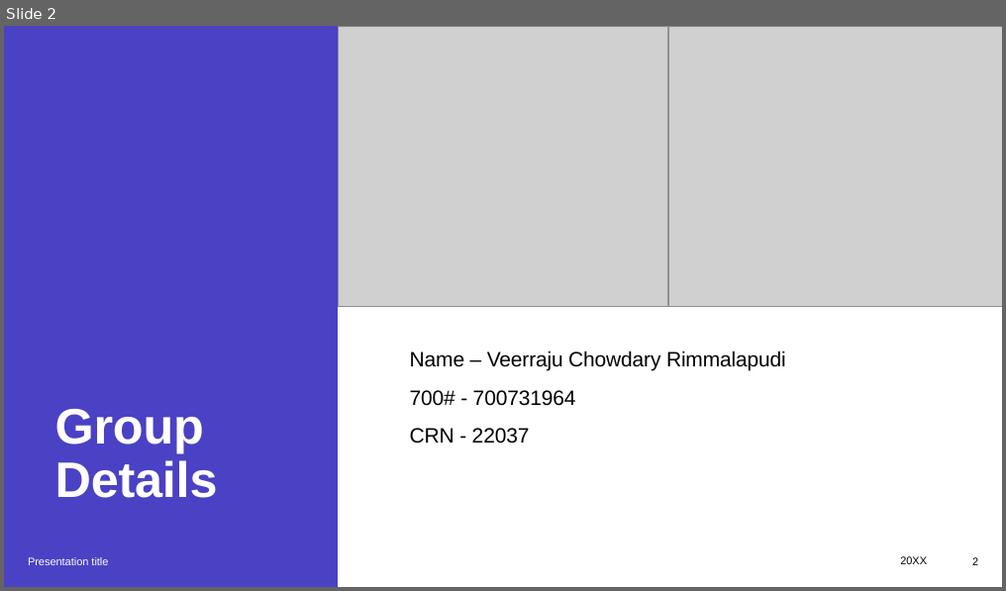
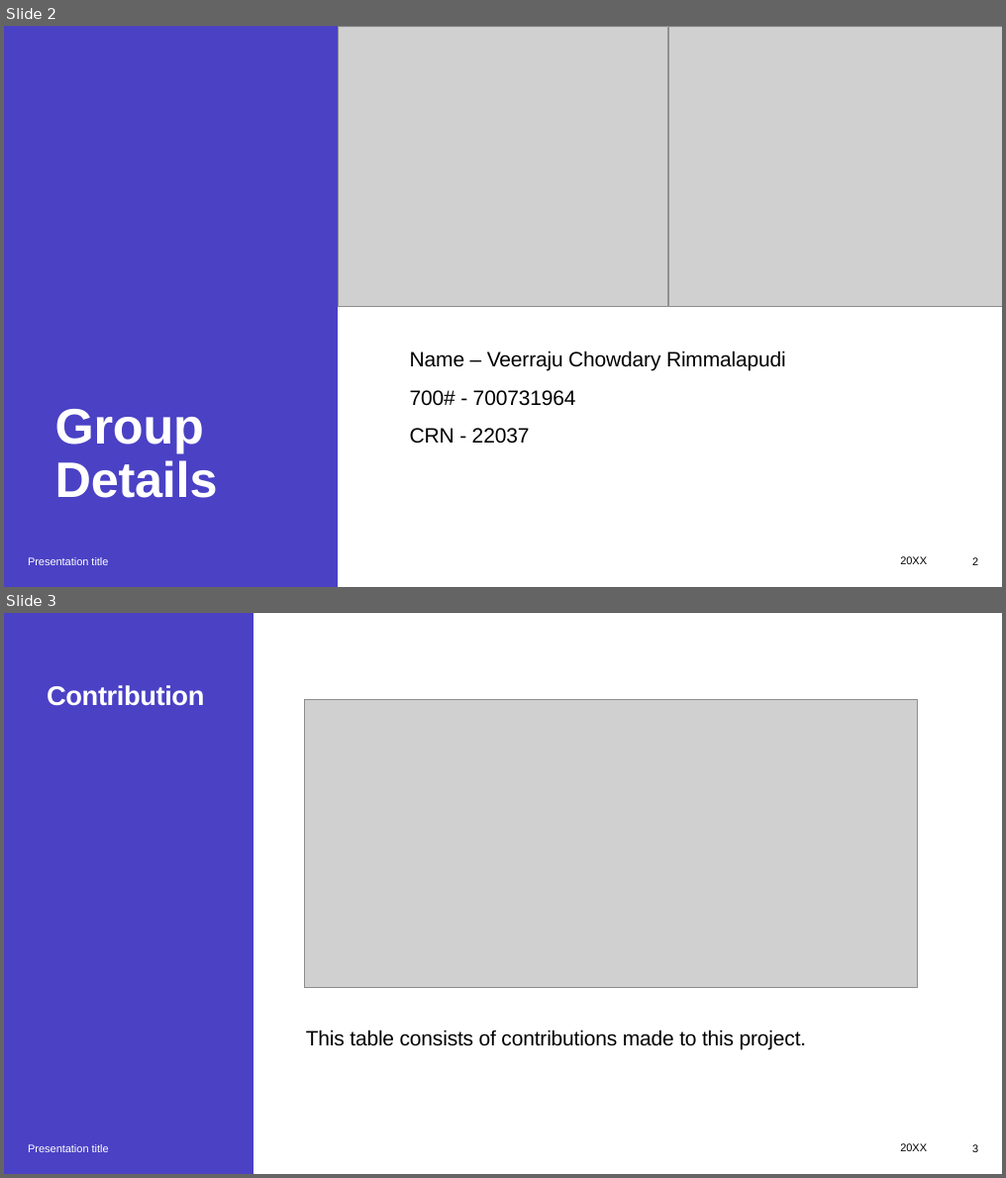
Before and after one commit to rvc13-dev/bookrecsystem, a slide deck: report/Presentation.pptx. Shown one above the other, each under a label of ours: slide 2 before the commit, slides 2 and 3 after it. The pictures are 1006x591 and 1006x1178 pixels, drawn with LibreOffice and Linux fonts; fonts in the diff are those of the drawing; grey boxes stand for pictures. Boxes give left, top, right and bottom in pixels: in the first picture for what was removed or moved away, otherwise in the second. Text is boxed around its words. In the diff, an @@ line names an element or a change of style, - is before the commit and + after.

```diff
--- a/report/Presentation.pptx
+++ b/report/Presentation.pptx
@@ slide 3 added at <box>4,613,1002,1174</box>, background #FFFFFF; not listed: 1 template element that a slide beside it also shows @@
@@ rectangle added at <box>4,613,1002,1174</box>, fill #FFFFFF @@
@@ rectangle added at <box>4,613,253,1174</box>, fill #4A41C5 @@
@@ title added at <box>47,685,204,706</box>, 26 pt, text #FFFFFF, bold @@
+Contribution
@@ picture added at <box>304,700,918,988</box> @@
@@ text added at <box>306,1030,807,1051</box>, 20 pt, text #000000 @@
+This table consists of contributions made to this project.
@@ text added at <box>28,1145,109,1153</box>, 10.5 pt, text #FFFFFF @@
+Presentation title
@@ text added at <box>900,1144,927,1152</box>, 10.5 pt, text #000000 @@
+20XX
@@ page number added at <box>972,1145,978,1153</box>, 10.5 pt, text #000000 @@
+3
```
Also in this commit, not shown: 1 slide changed.
